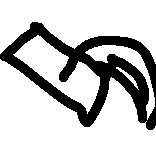
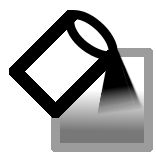
The second 156px x 156px image is a revision of the first. Changes to its layers:
removed layer "bucket" over (0, 22, 156, 130)
added layer "Layer #4" above "Layer #7" over (97, 49, 144, 115)
added layer "Layer #7" (53%) above "Layer #2" over (60, 89, 144, 143)
added layer "Layer #2" above "Layer #1" over (65, 10, 118, 61)
added layer "Layer #1" above "Layer" over (9, 10, 117, 118)
added layer "Layer" (39%) above "Layer #3" over (51, 48, 153, 152)
